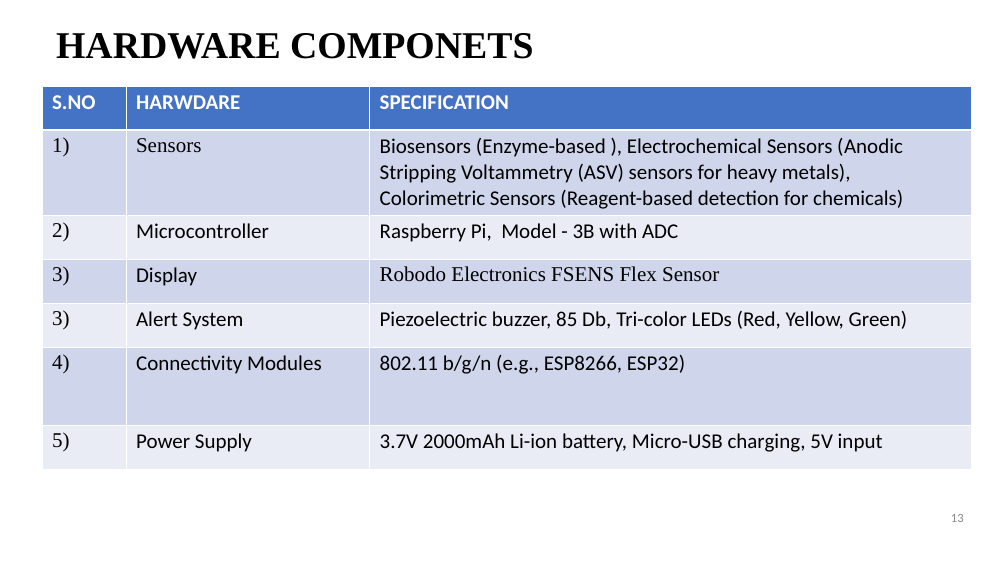
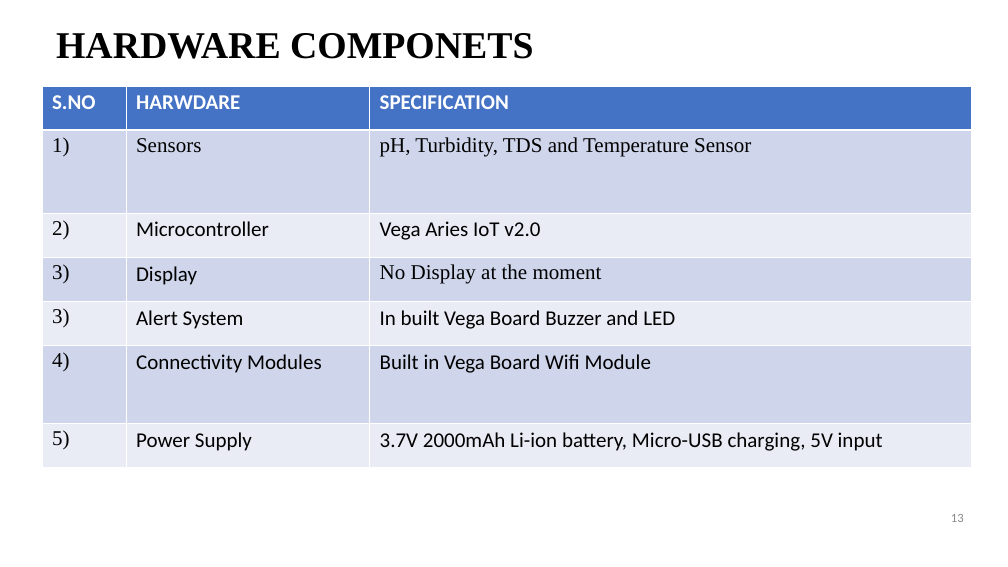
Before and after one commit to Saravanakumar2003/HydroSense, a slide deck: slide 13 of docs/presentation/1st Review.ppt. Drawn at 1008x567 pixels with LibreOffice and Linux fonts; fonts in the diff are those of the drawing. Boxes give left, top, right and bottom in pixels: in the first picture for what was removed or moved away, otherwise in the second. Text is boxed around its words. In the diff, an @@ line names an element or a change of style, - is before the commit and + after.

Commit message:
Refactor: Enhance Settings and Hardware pages; validate sensor data URL and implement buzzer activation functionality

```diff
--- a/docs/presentation/1st Review.ppt
+++ b/docs/presentation/1st Review.ppt
@@ table at <box>42,86,971,468</box> @@
-row 2, column 3: Biosensors (Enzyme-based ), Electrochemical Sensors (Anodic Stripping Voltammetry (ASV) sensors for heavy metals), Colorimetric Sensors (Reagent-based detection for chemicals)
+row 2, column 3: pH, Turbidity, TDS and Temperature Sensor
-row 3, column 3: Raspberry Pi, Model - 3B with ADC
+row 3, column 3: Vega Aries IoT v2.0
-row 4, column 3: Robodo Electronics FSENS Flex Sensor
+row 4, column 3: No Display at the moment
-row 5, column 3: Piezoelectric buzzer, 85 Db, Tri-color LEDs (Red, Yellow, Green)
+row 5, column 3: In built Vega Board Buzzer and LED
-row 6, column 3: 802.11 b/g/n (e.g., ESP8266, ESP32)
+row 6, column 3: Built in Vega Board Wifi Module
```
Also in this commit, not shown: 4 other slides changed, 7 other files.
